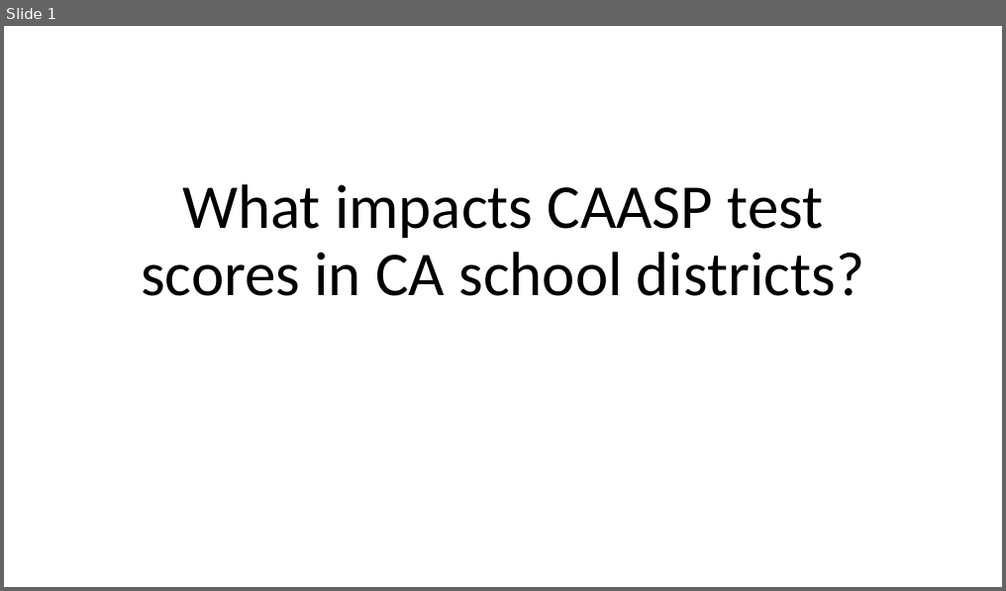
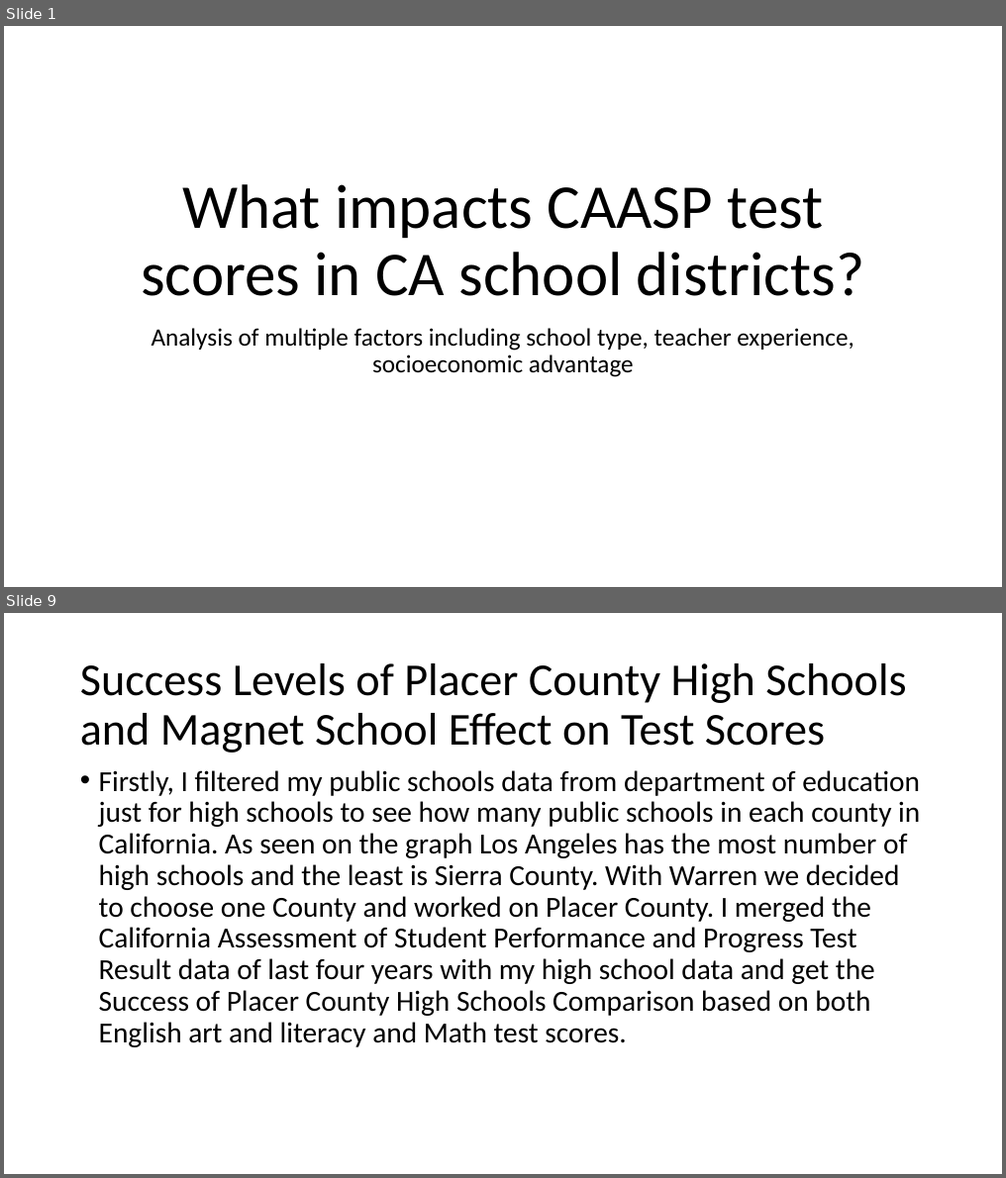
Before and after one commit to kmcclendon729/TeamBackpack, a slide deck: What impacts CAASP test scores in CA school.pptx. Shown one above the other, each under a label of ours: slide 1 before the commit, slides 1 and 9 after it; the slides between them are not shown. The pictures are 1006x591 and 1006x1178 pixels, drawn with LibreOffice and Linux fonts; fonts in the diff are those of the drawing; background and template pictures are left out. Boxes give left, top, right and bottom in pixels: in the first picture for what was removed or moved away, otherwise in the second. Text is boxed around its words. In the diff, an @@ line names an element or a change of style, - is before the commit and + after.

```diff
--- a/What impacts CAASP test scores in CA school.pptx
+++ b/What impacts CAASP test scores in CA school.pptx
@@ slide 9 added at box(4, 613, 1002, 1174), background picture (left out) @@
@@ title added at box(80, 663, 906, 753), 44 pt, text #000000 @@
+Success Levels of Placer County High Schools and Magnet School Effect on Test Scores
@@ text added at box(99, 770, 920, 1048), 28 pt, text #000000 @@
+• Firstly, I filtered my public schools data from department of education just for high schools to see how many public schools in each county in California. As seen on the graph Los Angeles has the most number of high schools and the least is Sierra County. With Warren we decided to choose one County and worked on Placer County. I merged the California Assessment of Student Performance and Progress Test Result data of last four years with my high school data and get the Success of Placer County High Schools Comparison based on both English art and literacy and Math test scores.
@@ slide 1 changed as well @@
@@ subtitle added at box(152, 328, 854, 377), 24 pt, text #000000 @@
+Analysis of multiple factors including school type, teacher experience, socioeconomic advantage
```
Also in this commit, not shown: 2 other slides changed, 19 other slides added, 2 slides removed.
